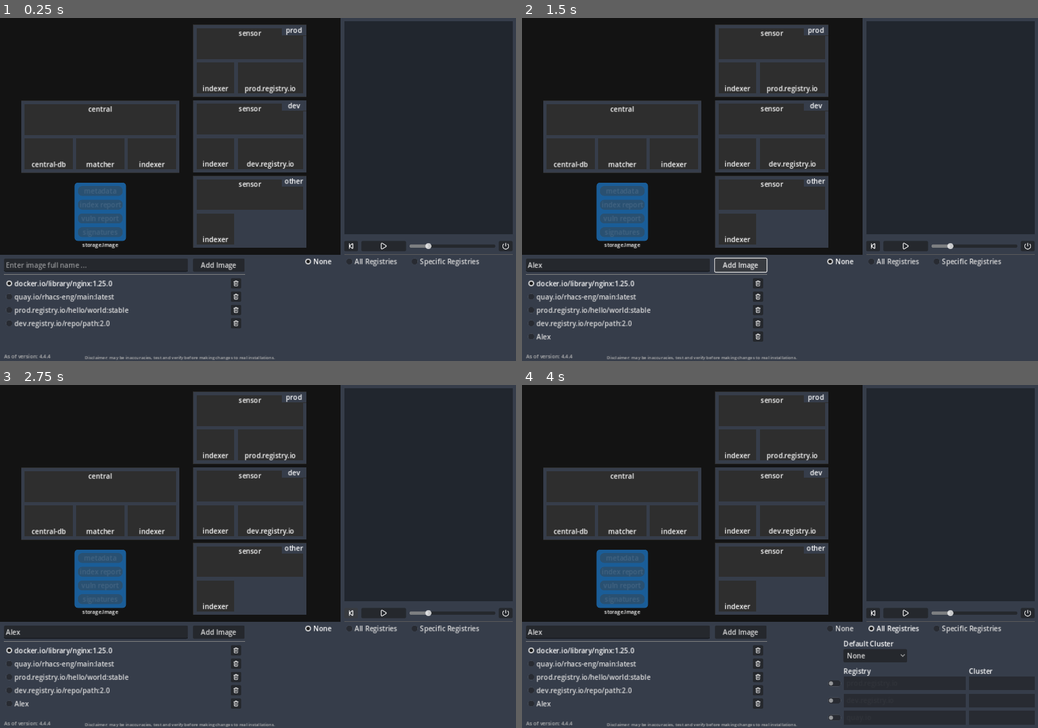
Above: before the commit, frames 1-4 (two rows, left to right).
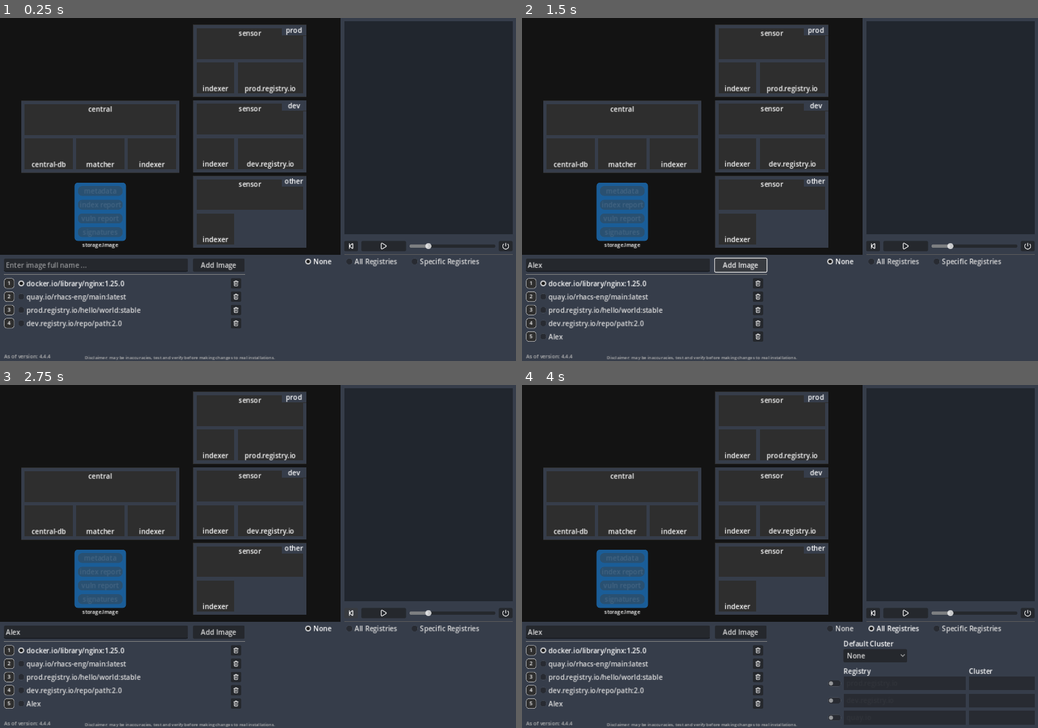
Above: after the commit, the same moments.

Repository: dcaravel/delegated-scanning-sim
Game: Godot game, scene res://arch.tscn
The game is run twice, just before and just after one commit, with the same random seed, the same clock (stepped at 60 frames per second) and the same inputs.
Inputs (mouse positions are in pixels of both pictures, inside the frame that each line leads up to):
- Up to frame 1 (0.25 s): no input
- Up to frame 2 (1.5 s): click (614, 264) at 0.52 s; type "Alex" at 0.6 s; click "Add Image" at 1.25 s
- Up to frame 3 (2.75 s): click (350, 611) at 2 s
- Up to frame 4 (4 s): click "None" at 2.75 s; click "All Registries" at 3.5 s

The runs differ from the first frame. In frame 1, 1.2% of the frame differs, in the area x 0-28%, y 75-91%; in frame 2, 1.3%, in the area x 0-28%, y 75-95%; in frame 3, 1.3%; in frame 4, 1.3%.
Error before the commit: Invalid access of index '-1' on a base object of type: 'Array[PathSegment]'. (res://arch.gd:365)

Commit message:
bug fixes and num image select

Diff:
--- a/arch.gd
+++ b/arch.gd
@@ -362,6 +362,10 @@
 		cur_path_segment_idx = Config.active_path().size()-1
 	var seg:PathSegment
 	var progress:float
+
+	if Config.active_path().size() == 0:
+		return
+
 	seg = Config.active_path()[cur_path_segment_idx]
 	progress = seg.progress()
 
@@ -1025,7 +1029,8 @@
 	_config_updated()
 
 func _on_context_menu(p_cluster:Global.CLUSTER):
-	print(p_cluster)
-	popup_menu.active_cluster = p_cluster
-	popup_menu.position = get_viewport().get_mouse_position()
-	popup_menu.show()
+	# disabled in preference # buttons
+	#popup_menu.active_cluster = p_cluster
+	#popup_menu.position = get_viewport().get_mouse_position()
+	#popup_menu.show()
+	pass
--- a/image_entry.gd
+++ b/image_entry.gd
@@ -7,8 +7,12 @@
 var button_pressed:bool
 
 @onready var check_box = $CheckBox
+@onready var key_label = $KeyLabel
 
 func _ready():
+	key_label.text = str(index+1)
+	if index+1 > 9: # 10 do not show
+		key_label.modulate.a = 0
 	check_box.text = text
 	check_box.button_group = button_group
 	check_box.button_pressed = button_pressed
--- a/image_entry.tscn
+++ b/image_entry.tscn
@@ -1,8 +1,22 @@
-[gd_scene load_steps=6 format=3 uid="uid://bwfsxegipgtiw"]
+[gd_scene load_steps=8 format=3 uid="uid://bwfsxegipgtiw"]
 
 [ext_resource type="StyleBox" uid="uid://c8gtm0fgufeaf" path="res://theme/styles/hover.tres" id="1_yte84"]
 [ext_resource type="Script" path="res://image_entry.gd" id="2_ql34x"]
 [ext_resource type="Texture2D" uid="uid://by2xty1mw77m3" path="res://assets/trash-svgrepo-com-16x16.png" id="3_pqh1h"]
+
+[sub_resource type="StyleBoxFlat" id="StyleBoxFlat_pj1du"]
+bg_color = Color(0.180392, 0.180392, 0.180392, 1)
+border_width_left = 1
+border_width_top = 1
+border_width_right = 1
+border_width_bottom = 1
+corner_radius_top_left = 6
+corner_radius_top_right = 6
+corner_radius_bottom_right = 6
+corner_radius_bottom_left = 6
+
+[sub_resource type="LabelSettings" id="LabelSettings_ypqty"]
+font_size = 12
 
 [sub_resource type="StyleBoxEmpty" id="StyleBoxEmpty_4o3yq"]
 
@@ -14,6 +28,15 @@
 size_flags_horizontal = 3
 theme_override_constants/separation = 4
 script = ExtResource("2_ql34x")
+
+[node name="KeyLabel" type="Label" parent="."]
+custom_minimum_size = Vector2(24, 24)
+layout_mode = 2
+theme_override_styles/normal = SubResource("StyleBoxFlat_pj1du")
+text = "1"
+label_settings = SubResource("LabelSettings_ypqty")
+horizontal_alignment = 1
+vertical_alignment = 1
 
 [node name="CheckBox" type="CheckBox" parent="."]
 layout_mode = 2
--- a/image_manager.gd
+++ b/image_manager.gd
@@ -7,6 +7,7 @@
 
 @onready var image_container = $VBoxContainer/ScrollContainer/ImageContainer
 @onready var image_name_edit = $VBoxContainer/HBoxContainer/ImageNameEdit
+@onready var scroll_container = $VBoxContainer/ScrollContainer
 
 # Called when the node enters the scene tree for the first time.
 func _ready():
@@ -20,6 +21,7 @@
 
 func _update_active_image():
 	button_group.get_buttons()[Config.get_active_image_idx()].button_pressed = true
+	scroll_container.ensure_control_visible(image_container.get_children()[Config.get_active_image_idx()])
 
 
 func _image_selected(_base_button:BaseButton):
@@ -67,5 +69,7 @@
 func _on_add_image_button_pressed():
 	Config.add_image(image_name_edit.text)
 
+# AKA enter key
 func _on_image_name_edit_text_submitted(new_text):
 	Config.add_image(new_text)
+	image_name_edit.release_focus()
--- a/project.godot
+++ b/project.godot
@@ -48,6 +48,51 @@
 "events": [Object(InputEventMouseButton,"resource_local_to_scene":false,"resource_name":"","device":-1,"window_id":0,"a …(258 unchanged characters)…
 ]
 }
+1={
+"deadzone": 0.5,
+"events": [Object(InputEventKey,"resource_local_to_scene":false,"resource_name":"","device":-1,"window_id":0,"alt_pressed":false,"shift_pressed":false,"ctrl_pressed":false,"meta_pressed":false,"pressed":false,"keycode":0,"physical_keycode":49,"key_label":0,"unicode":49,"echo":false,"script":null)
+]
+}
+2={
+"deadzone": 0.5,
+"events": [Object(InputEventKey,"resource_local_to_scene":false,"resource_name":"","device":-1,"window_id":0,"alt_pressed":false,"shift_pressed":false,"ctrl_pressed":false,"meta_pressed":false,"pressed":false,"keycode":0,"physical_keycode":50,"key_label":0,"unicode":50,"echo":false,"script":null)
+]
+}
+3={
+"deadzone": 0.5,
+"events": [Object(InputEventKey,"resource_local_to_scene":false,"resource_name":"","device":-1,"window_id":0,"alt_pressed":false,"shift_pressed":false,"ctrl_pressed":false,"meta_pressed":false,"pressed":false,"keycode":0,"physical_keycode":51,"key_label":0,"unicode":51,"echo":false,"script":null)
+]
+}
+4={
+"deadzone": 0.5,
+"events": [Object(InputEventKey,"resource_local_to_scene":false,"resource_name":"","device":-1,"window_id":0,"alt_pressed":false,"shift_pressed":false,"ctrl_pressed":false,"meta_pressed":false,"pressed":false,"keycode":0,"physical_keycode":52,"key_label":0,"unicode":52,"echo":false,"script":null)
+]
+}
+5={
+"deadzone": 0.5,
+"events": [Object(InputEventKey,"resource_local_to_scene":false,"resource_name":"","device":-1,"window_id":0,"alt_pressed":false,"shift_pressed":false,"ctrl_pressed":false,"meta_pressed":false,"pressed":false,"keycode":0,"physical_keycode":53,"key_label":0,"unicode":53,"echo":false,"script":null)
+]
+}
+6={
+"deadzone": 0.5,
+"events": [Object(InputEventKey,"resource_local_to_scene":false,"resource_name":"","device":-1,"window_id":0,"alt_pressed":false,"shift_pressed":false,"ctrl_pressed":false,"meta_pressed":false,"pressed":false,"keycode":0,"physical_keycode":54,"key_label":0,"unicode":54,"echo":false,"script":null)
+]
+}
+7={
+"deadzone": 0.5,
+"events": [Object(InputEventKey,"resource_local_to_scene":false,"resource_name":"","device":-1,"window_id":0,"alt_pressed":false,"shift_pressed":false,"ctrl_pressed":false,"meta_pressed":false,"pressed":false,"keycode":0,"physical_keycode":55,"key_label":0,"unicode":55,"echo":false,"script":null)
+]
+}
+8={
+"deadzone": 0.5,
+"events": [Object(InputEventKey,"resource_local_to_scene":false,"resource_name":"","device":-1,"window_id":0,"alt_pressed":false,"shift_pressed":false,"ctrl_pressed":false,"meta_pressed":false,"pressed":false,"keycode":0,"physical_keycode":56,"key_label":0,"unicode":56,"echo":false,"script":null)
+]
+}
+9={
+"deadzone": 0.5,
+"events": [Object(InputEventKey,"resource_local_to_scene":false,"resource_name":"","device":-1,"window_id":0,"alt_pressed":false,"shift_pressed":false,"ctrl_pressed":false,"meta_pressed":false,"pressed":false,"keycode":0,"physical_keycode":57,"key_label":0,"unicode":57,"echo":false,"script":null)
+]
+}
 
 [rendering]
 
--- a/scripts/config.gd
+++ b/scripts/config.gd
@@ -75,6 +75,9 @@
 	if has_image(p_image):
 		return
 
+	if _images.size() >= 9:
+		return
+
 	_images.append(p_image)
 	SignalManager.images_updated.emit()
 
@@ -91,7 +94,10 @@
 	if p_image_idx < 0:
 		_active_image = 0
 	elif p_image_idx > _images.size()-1:
-		_active_image = _images.size()-1
+		#_active_image = _images.size()-1
+		# comented out so that hitting a # on keyboard that for image that
+		# doesn't exist, doesn't change the current selection
+		pass
 	else:
 		_active_image = p_image_idx
 
@@ -128,3 +134,23 @@
 
 func reset_cluster_clicked() -> void:
 	_cluster_clicked = -1
+
+#########################
+## Input?
+#########################
+
+var keyToAction = {
+	KEY_1: Callable(self, "set_active_image").bind(0),
+	KEY_2: Callable(self, "set_active_image").bind(1),
+	KEY_3: Callable(self, "set_active_image").bind(2),
+	KEY_4: Callable(self, "set_active_image").bind(3),
+	KEY_5: Callable(self, "set_active_image").bind(4),
+	KEY_6: Callable(self, "set_active_image").bind(5),
+	KEY_7: Callable(self, "set_active_image").bind(6),
+	KEY_8: Callable(self, "set_active_image").bind(7),
+	KEY_9: Callable(self, "set_active_image").bind(8),
+}
+
+func _input(event:InputEvent):
+	if event is InputEventKey and event.pressed and keyToAction.has(event.keycode):
+		keyToAction[event.keycode].call()
Not shown, added: version.txt
